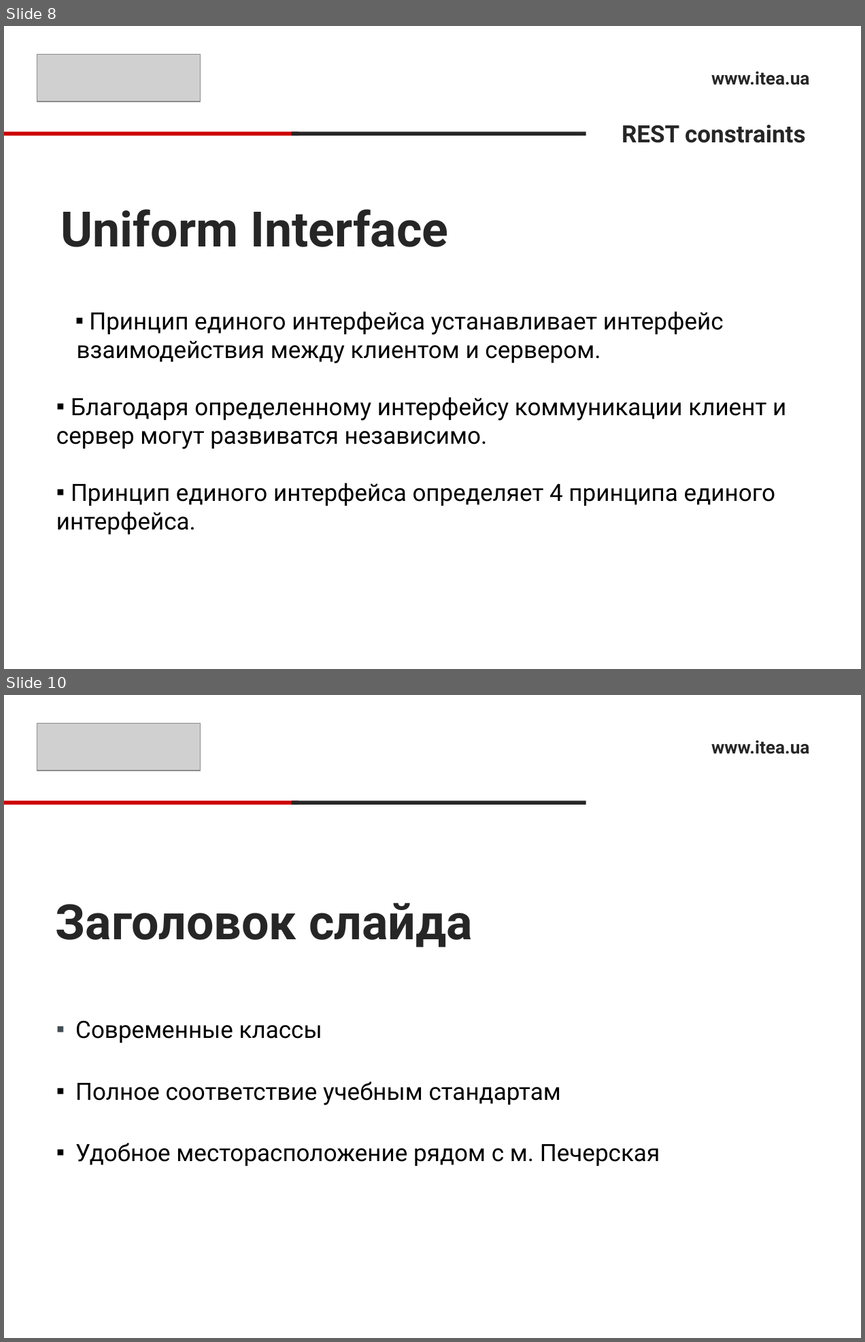
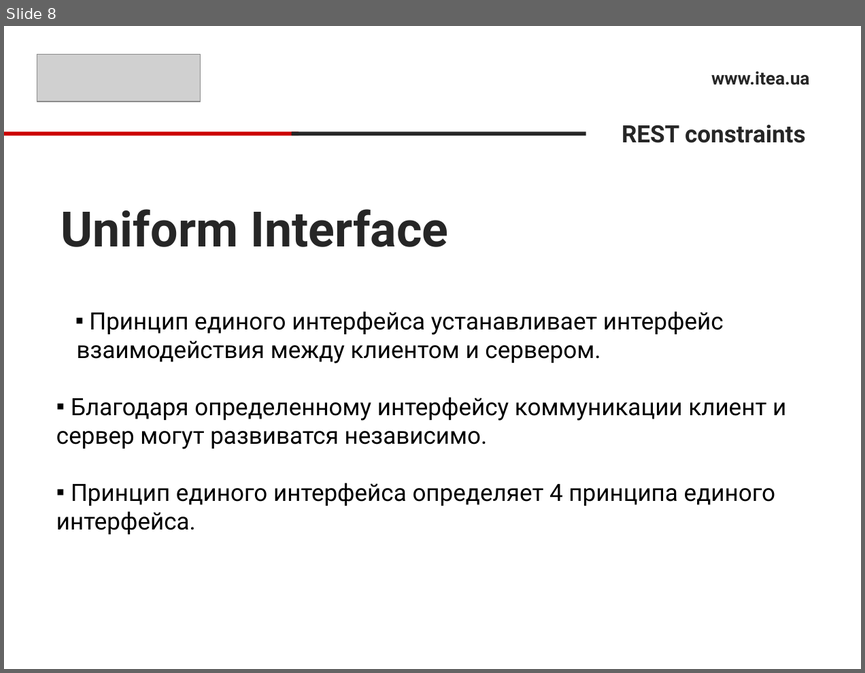
Before and after one commit to sonnov/NetCore, a slide deck: 5.Controller/Controller.pptx. Shown one above the other, each under a label of ours: slides 8 and 10 before the commit, slide 8 after it; the slides between them are not shown. The pictures are 865x1342 and 865x673 pixels, drawn with LibreOffice and Linux fonts; fonts in the diff are those of the drawing; grey boxes stand for pictures. Boxes give left, top, right and bottom in pixels: in the first picture for what was removed or moved away, otherwise in the second. Text is boxed around its words. In the diff, an @@ line names an element or a change of style, - is before the commit and + after.

```diff
--- a/5.Controller/Controller.pptx
+++ b/5.Controller/Controller.pptx
@@ slide 10 removed at <box>4,695,861,1338</box>, background #FFFFFF @@
@@ picture removed at <box>37,724,201,770</box> @@
@@ text removed at <box>711,740,809,754</box> @@
-www.itea.ua
@@ rectangle removed at <box>4,800,298,804</box> @@
@@ rectangle removed at <box>291,800,586,804</box> @@
@@ title removed at <box>56,902,473,947</box> @@
-Заголовок слайда
@@ text removed at <box>75,1020,660,1166</box> @@
-▪ Современные классы
-▪ Полное соответствие учебным стандартам
-▪ Удобное месторасположение рядом с м. Печерская
```
Also in this commit, not shown: 1 slide changed, 7 slides added, 8 other slides removed.
